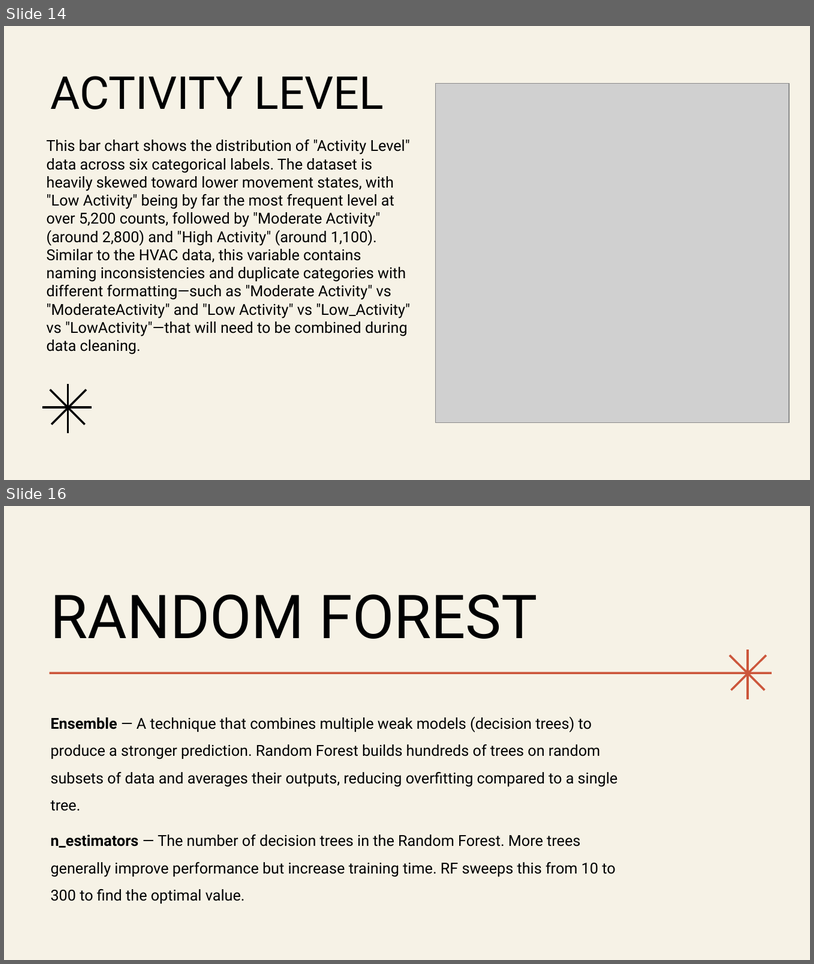
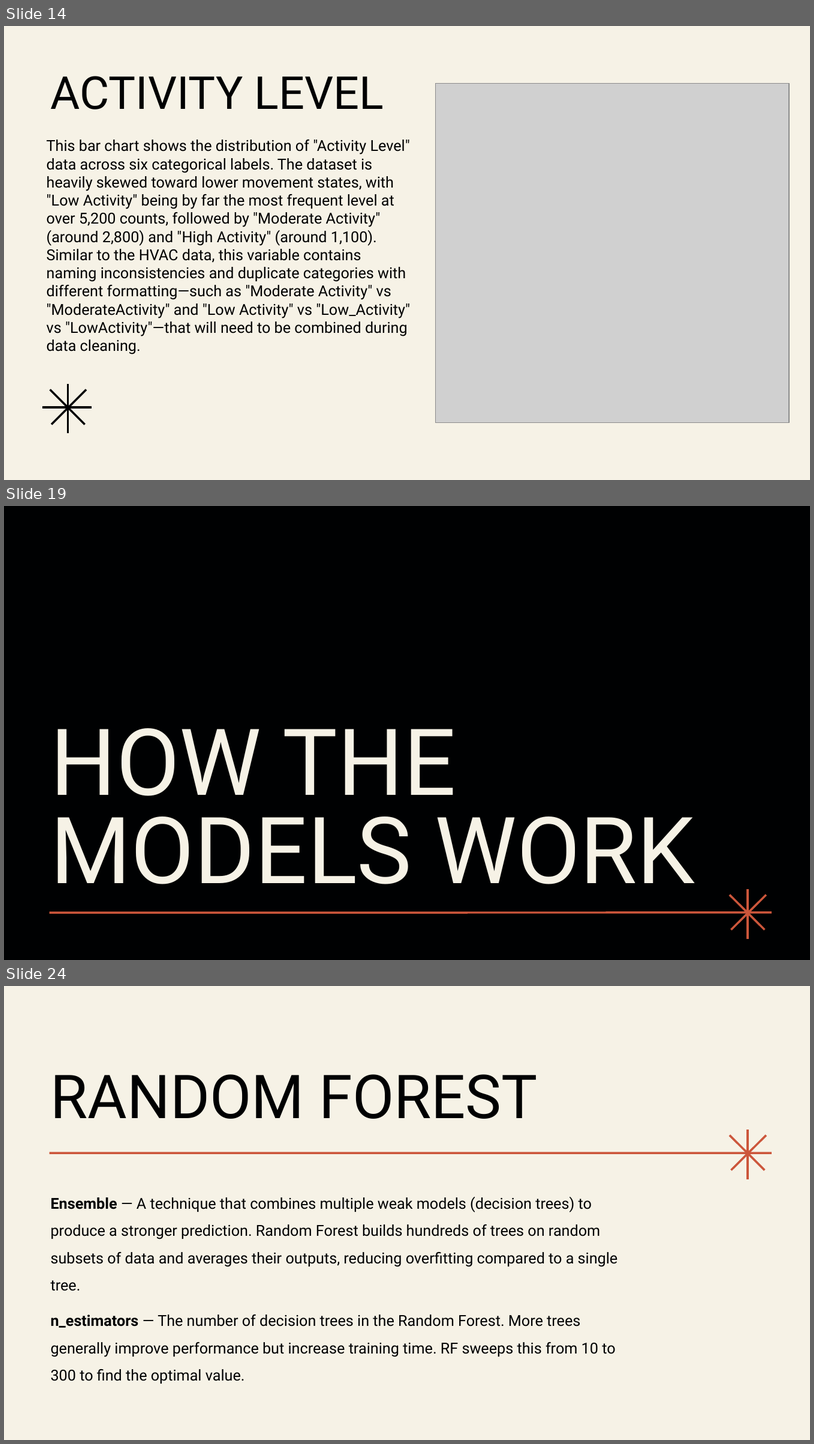
Before and after one commit to cucucumber789-svg/EGT309_T2_Chickenpie, a slide deck: EGT309 Presentation.pptx. Shown one above the other, each under a label of ours: slides 14 and 16 before the commit, slides 14, 19 and 24 after it; the slides between them are not shown. The pictures are 814x964 and 814x1444 pixels, drawn with LibreOffice and Linux fonts; fonts in the diff are those of the drawing; grey boxes stand for pictures. Boxes give left, top, right and bottom in pixels: in the first picture for what was removed or moved away, otherwise in the second. Text is boxed around its words. In the diff, an @@ line names an element or a change of style, - is before the commit and + after.

Commit message:
model justification
added model justification for both slides and readme

```diff
--- a/EGT309 Presentation.pptx
+++ b/EGT309 Presentation.pptx
@@ slide 19 added at (4,506,810,960), background #000102 @@
@@ title added at (50,728,695,884), 110 pt, text #F6F2E6 @@
+HOW THE MODELS WORK
@@ freeform shape added at (730,894,765,930), outline #CC563B 2.5 pt @@
@@ freeform shape added at (732,894,767,930), outline #CC563B 2.5 pt @@
@@ freeform shape added at (748,889,749,938), outline #CC563B 2.5 pt @@
@@ freeform shape added at (50,913,772,913), outline #CC563B 2.5 pt @@
@@ what was slide 16 is now slide 24 @@
```
Also in this commit, not shown: 1 slide changed, 7 other slides added, 1 other file.
